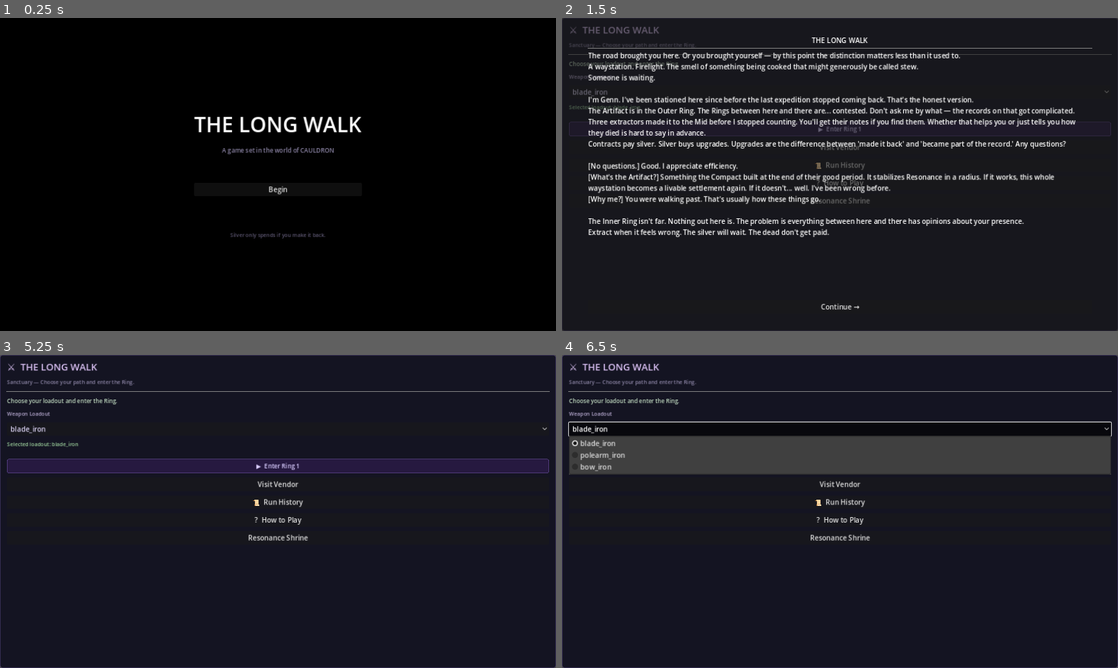
Above: before the commit, frames 1-4 (two rows, left to right).
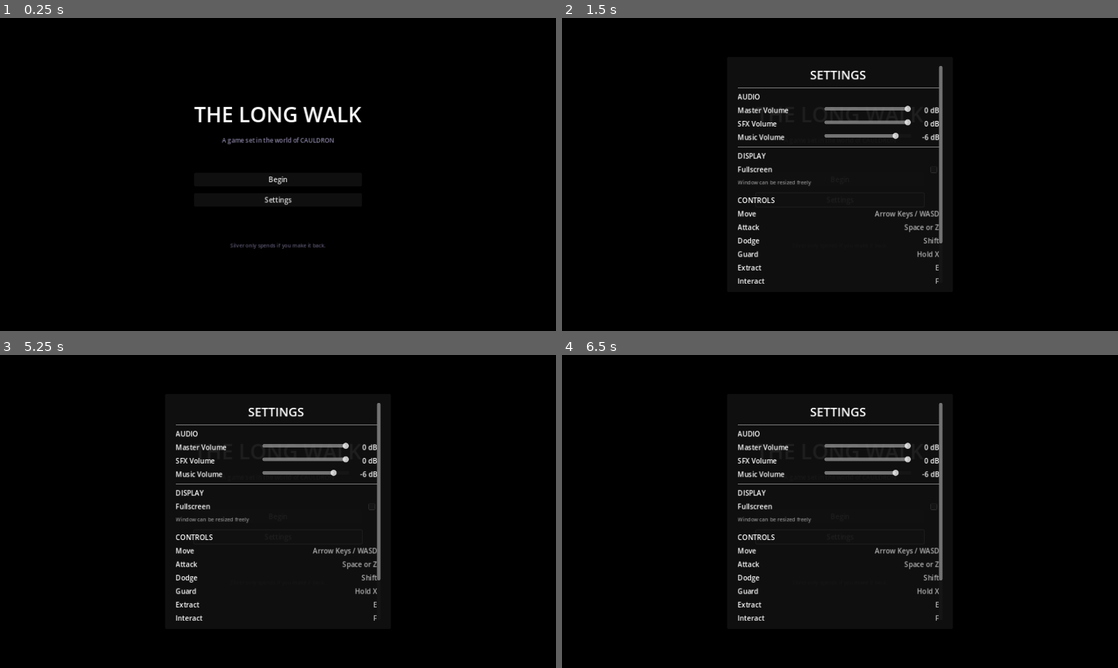
Above: after the commit, the same moments.

Repository: cbradshaw11/game-concept
Game: Godot game, scene res://scenes/main.tscn
The game is run twice, just before and just after one commit, with the same random seed, the same clock (stepped at 60 frames per second) and the same inputs.
Inputs (mouse positions are in pixels of both pictures, inside the frame that each line leads up to):
- Up to frame 1 (0.25 s): no input
- Up to frame 2 (1.5 s): click "Begin" (after the commit: "Settings") at 0.5 s; click (767, 324) at 1.25 s, where only the run after the commit has a clickable "Reset to Defaults"
- Up to frame 3 (5.25 s): click (278, 517) at 2 s, where only the run after the commit has a clickable "Begin"; click (278, 517) at 2.75 s, where only the run after the commit has a clickable "Begin"; click (278, 464) at 3.5 s, where only the run before the commit has a clickable "▶ Enter Ring 1"; click (278, 464) at 4.25 s, where only the run before the commit has a clickable "▶ Enter Ring 1"; click (278, 642) at 5 s, where only the run before the commit has a clickable "Continue →"
- Up to frame 4 (6.5 s): click (840, 430) at 5.75 s, where only the run before the commit has a clickable "blade_iron"

The runs differ from the first frame. In frame 1, 2.1% of the frame differs, in the area x 34-65%, y 28-74%; in frame 2, 78%, in the area x 0-100%, y 0-100%; in frame 3, 74%; in frame 4, 74%.

Commit message:
feat: M29 settings screen — audio sliders, display toggle, controls reference, title + sanctuary access
Co-Authored-By: Claude Opus 4.6 (1M context) <noreply@anthropic.com>

Diff:
--- /dev/null
+++ b/game/autoload/settings_manager.gd
@@ -0,0 +1,90 @@
+extends Node
+# class_name omitted — autoload singleton accessed via "SettingsManager" globally
+
+## SettingsManager — persists audio, display, and future settings to user://settings.json.
+
+const SAVE_PATH := "user://settings.json"
+
+# ── Defaults ────────────────────────────────────────────────────────────────
+
+const DEFAULTS := {
+	"master_volume_db": 0.0,
+	"sfx_volume_db": 0.0,
+	"music_volume_db": -6.0,
+	"fullscreen": false,
+}
+
+# ── Current State ───────────────────────────────────────────────────────────
+
+var master_volume_db: float = DEFAULTS["master_volume_db"]
+var sfx_volume_db: float = DEFAULTS["sfx_volume_db"]
+var music_volume_db: float = DEFAULTS["music_volume_db"]
+var fullscreen: bool = DEFAULTS["fullscreen"]
+
+func _ready() -> void:
+	load_settings()
+	apply_all()
+
+# ── Persistence ─────────────────────────────────────────────────────────────
+
+func save_settings() -> void:
+	var data := {
+		"master_volume_db": master_volume_db,
+		"sfx_volume_db": sfx_volume_db,
+		"music_volume_db": music_volume_db,
+		"fullscreen": fullscreen,
+	}
+	var file := FileAccess.open(SAVE_PATH, FileAccess.WRITE)
+	if file:
+		file.store_string(JSON.stringify(data, "\t"))
+
+func load_settings() -> void:
+	if not FileAccess.file_exists(SAVE_PATH):
+		return
+	var file := FileAccess.open(SAVE_PATH, FileAccess.READ)
+	if file == null:
+		return
+	var json := JSON.new()
+	if json.parse(file.get_as_text()) != OK:
+		push_warning("SettingsManager: failed to parse settings.json")
+		return
+	var data: Variant = json.data
+	if data is not Dictionary:
+		return
+	master_volume_db = float(data.get("master_volume_db", DEFAULTS["master_volume_db"]))
+	sfx_volume_db = float(data.get("sfx_volume_db", DEFAULTS["sfx_volume_db"]))
+	music_volume_db = float(data.get("music_volume_db", DEFAULTS["music_volume_db"]))
+	fullscreen = bool(data.get("fullscreen", DEFAULTS["fullscreen"]))
+
+# ── Apply ───────────────────────────────────────────────────────────────────
+
+func apply_all() -> void:
+	apply_audio()
+	apply_display()
+
+func apply_audio() -> void:
+	_set_bus_volume("Master", master_volume_db)
+	if AudioManager:
+		AudioManager.set_sfx_volume(sfx_volume_db)
+		AudioManager.set_music_volume(music_volume_db)
+
+func apply_display() -> void:
+	if fullscreen:
+		DisplayServer.window_set_mode(DisplayServer.WINDOW_MODE_FULLSCREEN)
+	else:
+		DisplayServer.window_set_mode(DisplayServer.WINDOW_MODE_WINDOWED)
+
+func reset_to_defaults() -> void:
+	master_volume_db = DEFAULTS["master_volume_db"]
+	sfx_volume_db = DEFAULTS["sfx_volume_db"]
+	music_volume_db = DEFAULTS["music_volume_db"]
+	fullscreen = DEFAULTS["fullscreen"]
+	apply_all()
+	save_settings()
+
+# ── Internal ────────────────────────────────────────────────────────────────
+
+func _set_bus_volume(bus_name: String, db: float) -> void:
+	var idx := AudioServer.get_bus_index(bus_name)
+	if idx != -1:
+		AudioServer.set_bus_volume_db(idx, db)
--- a/game/project.godot
+++ b/game/project.godot
@@ -11,6 +11,7 @@
 AudioManager="*res://autoload/audio_manager.gd"
 NarrativeManager="*res://autoload/narrative_manager.gd"
 ModifierManager="*res://autoload/modifier_manager.gd"
+SettingsManager="*res://autoload/settings_manager.gd"
 
 [debug]
 
--- /dev/null
+++ b/game/scenes/ui/settings_screen.tscn
@@ -0,0 +1,7 @@
+[gd_scene load_steps=2 format=3 uid="uid://settings_screen_tlw"]
+
+[ext_resource type="Script" path="res://scripts/ui/settings_screen.gd" id="1_settings"]
+
+[node name="SettingsScreen" type="CanvasLayer"]
+layer = 20
+script = ExtResource("1_settings")
--- a/game/scenes/ui/title_screen.tscn
+++ b/game/scenes/ui/title_screen.tscn
@@ -48,6 +48,10 @@
 layout_mode = 2
 text = "Continue"
 
+[node name="Settings" type="Button" parent="CenterContainer/VBoxContainer"]
+layout_mode = 2
+text = "Settings"
+
 [node name="Spacer2" type="Control" parent="CenterContainer/VBoxContainer"]
 layout_mode = 2
 custom_minimum_size = Vector2(0, 48)
--- a/game/scripts/main.gd
+++ b/game/scripts/main.gd
@@ -7,6 +7,7 @@
 const ContractSystem = preload("res://scripts/systems/contract_system.gd")
 const VendorSystem = preload("res://scripts/systems/vendor_system.gd")
 const TitleScreenScene = preload("res://scenes/ui/title_screen.tscn")
+const SettingsScreenScene = preload("res://scenes/ui/settings_screen.tscn")
 
 @onready var flow_ui: FlowUI = $FlowUI
 
@@ -269,6 +270,7 @@
 	title_screen.set_continue_visible(has_save)
 	title_screen.begin_pressed.connect(_on_title_begin)
 	title_screen.continue_pressed.connect(_on_title_continue)
+	title_screen.settings_pressed.connect(_open_settings)
 
 func _on_title_begin() -> void:
 	_dismiss_title_screen()
@@ -287,6 +289,10 @@
 	flow_ui.visible = true
 	flow_ui.on_idle_ready()
 
+func _open_settings() -> void:
+	var settings := SettingsScreenScene.instantiate()
+	add_child(settings)
+
 func _dismiss_title_screen() -> void:
 	if title_screen != null:
 		title_screen.queue_free()
--- /dev/null
+++ b/game/scripts/tests/m29/audio_settings_test.gd
@@ -0,0 +1,101 @@
+## M29 Test: Audio settings — bus volume changes, master/sfx/music independence
+extends SceneTree
+
+func _initialize() -> void:
+	var passed := 0
+	var failed := 0
+
+	# Ensure SFX and Music buses exist (create them if missing, like AudioManager does)
+	_ensure_bus("SFX")
+	_ensure_bus("Music")
+
+	# Test 1: Setting Master bus volume updates AudioServer
+	var master_idx := AudioServer.get_bus_index("Master")
+	AudioServer.set_bus_volume_db(master_idx, -12.0)
+	var master_vol := AudioServer.get_bus_volume_db(master_idx)
+	if abs(master_vol - (-12.0)) < 0.01:
+		print("PASS: Master bus volume set to -12 dB")
+		passed += 1
+	else:
+		print("FAIL: Master bus volume expected -12 dB, got %s" % str(master_vol))
+		failed += 1
+
+	# Test 2: Setting SFX bus volume updates AudioServer
+	var sfx_idx := AudioServer.get_bus_index("SFX")
+	if sfx_idx != -1:
+		AudioServer.set_bus_volume_db(sfx_idx, -20.0)
+		var sfx_vol := AudioServer.get_bus_volume_db(sfx_idx)
+		if abs(sfx_vol - (-20.0)) < 0.01:
+			print("PASS: SFX bus volume set to -20 dB")
+			passed += 1
+		else:
+			print("FAIL: SFX bus volume expected -20 dB, got %s" % str(sfx_vol))
+			failed += 1
+	else:
+		print("FAIL: SFX bus not found")
+		failed += 1
+
+	# Test 3: Setting Music bus volume updates AudioServer
+	var music_idx := AudioServer.get_bus_index("Music")
+	if music_idx != -1:
+		AudioServer.set_bus_volume_db(music_idx, -6.0)
+		var music_vol := AudioServer.get_bus_volume_db(music_idx)
+		if abs(music_vol - (-6.0)) < 0.01:
+			print("PASS: Music bus volume set to -6 dB")
+			passed += 1
+		else:
+			print("FAIL: Music bus volume expected -6 dB, got %s" % str(music_vol))
+			failed += 1
+	else:
+		print("FAIL: Music bus not found")
+		failed += 1
+
+	# Test 4: Changing SFX does not affect Music bus
+	AudioServer.set_bus_volume_db(sfx_idx, -30.0)
+	var music_after := AudioServer.get_bus_volume_db(music_idx)
+	if abs(music_after - (-6.0)) < 0.01:
+		print("PASS: changing SFX volume does not affect Music bus")
+		passed += 1
+	else:
+		print("FAIL: changing SFX volume affected Music bus (got %s)" % str(music_after))
+		failed += 1
+
+	# Test 5: Changing Music does not affect SFX bus
+	AudioServer.set_bus_volume_db(music_idx, -15.0)
+	var sfx_after := AudioServer.get_bus_volume_db(sfx_idx)
+	if abs(sfx_after - (-30.0)) < 0.01:
+		print("PASS: changing Music volume does not affect SFX bus")
+		passed += 1
+	else:
+		print("FAIL: changing Music volume affected SFX bus (got %s)" % str(sfx_after))
+		failed += 1
+
+	# Test 6: Volume range boundaries — -40 dB minimum
+	AudioServer.set_bus_volume_db(sfx_idx, -40.0)
+	var min_vol := AudioServer.get_bus_volume_db(sfx_idx)
+	if abs(min_vol - (-40.0)) < 0.01:
+		print("PASS: -40 dB minimum accepted by AudioServer")
+		passed += 1
+	else:
+		print("FAIL: -40 dB not correctly set, got %s" % str(min_vol))
+		failed += 1
+
+	# Test 7: Volume range boundaries — 0 dB maximum
+	AudioServer.set_bus_volume_db(sfx_idx, 0.0)
+	var max_vol := AudioServer.get_bus_volume_db(sfx_idx)
+	if abs(max_vol - 0.0) < 0.01:
+		print("PASS: 0 dB maximum accepted by AudioServer")
+		passed += 1
+	else:
+		print("FAIL: 0 dB not correctly set, got %s" % str(max_vol))
+		failed += 1
+
+	print("\nAudio Settings: %d passed, %d failed" % [passed, failed])
+	quit(1 if failed > 0 else 0)
+
+func _ensure_bus(bus_name: String) -> void:
+	if AudioServer.get_bus_index(bus_name) == -1:
+		var idx := AudioServer.bus_count
+		AudioServer.add_bus(idx)
+		AudioServer.set_bus_name(idx, bus_name)
+		AudioServer.set_bus_send(idx, "Master")
--- /dev/null
+++ b/game/scripts/tests/m29/settings_manager_test.gd
@@ -0,0 +1,113 @@
+## M29 Test: SettingsManager — defaults, save/load round-trip, expected fields
+extends SceneTree
+
+func _initialize() -> void:
+	var passed := 0
+	var failed := 0
+
+	# ── Replicate defaults locally (no autoload in headless) ─────────────────
+	var DEFAULTS := {
+		"master_volume_db": 0.0,
+		"sfx_volume_db": 0.0,
+		"music_volume_db": -6.0,
+		"fullscreen": false,
+	}
+
+	# Test 1: DEFAULTS has exactly 4 fields
+	if DEFAULTS.size() == 4:
+		print("PASS: DEFAULTS contains 4 fields")
+		passed += 1
+	else:
+		print("FAIL: DEFAULTS expected 4 fields, got %d" % DEFAULTS.size())
+		failed += 1
+
+	# Test 2: master_volume_db default is 0.0
+	if DEFAULTS["master_volume_db"] == 0.0:
+		print("PASS: master_volume_db default is 0.0")
+		passed += 1
+	else:
+		print("FAIL: master_volume_db default expected 0.0, got %s" % str(DEFAULTS["master_volume_db"]))
+		failed += 1
+
+	# Test 3: sfx_volume_db default is 0.0
+	if DEFAULTS["sfx_volume_db"] == 0.0:
+		print("PASS: sfx_volume_db default is 0.0")
+		passed += 1
+	else:
+		print("FAIL: sfx_volume_db default expected 0.0, got %s" % str(DEFAULTS["sfx_volume_db"]))
+		failed += 1
+
+	# Test 4: music_volume_db default is -6.0
+	if DEFAULTS["music_volume_db"] == -6.0:
+		print("PASS: music_volume_db default is -6.0")
+		passed += 1
+	else:
+		print("FAIL: music_volume_db default expected -6.0, got %s" % str(DEFAULTS["music_volume_db"]))
+		failed += 1
+
+	# Test 5: fullscreen default is false
+	if DEFAULTS["fullscreen"] == false:
+		print("PASS: fullscreen default is false")
+		passed += 1
+	else:
+		print("FAIL: fullscreen default expected false")
+		failed += 1
+
+	# Test 6: Save/load round-trip via JSON
+	var save_data := {
+		"master_volume_db": -10.0,
+		"sfx_volume_db": -20.0,
+		"music_volume_db": -15.0,
+		"fullscreen": true,
+	}
+	var json_str := JSON.stringify(save_data, "\t")
+	var json := JSON.new()
+	var parse_result := json.parse(json_str)
+	if parse_result == OK and json.data is Dictionary:
+		var loaded: Dictionary = json.data
+		var round_trip_ok := true
+		if float(loaded.get("master_volume_db", 0.0)) != -10.0:
+			round_trip_ok = false
+		if float(loaded.get("sfx_volume_db", 0.0)) != -20.0:
+			round_trip_ok = false
+		if float(loaded.get("music_volume_db", 0.0)) != -15.0:
+			round_trip_ok = false
+		if bool(loaded.get("fullscreen", false)) != true:
+			round_trip_ok = false
+		if round_trip_ok:
+			print("PASS: save/load round-trip preserves all fields")
+			passed += 1
+		else:
+			print("FAIL: save/load round-trip lost data")
+			failed += 1
+	else:
+		print("FAIL: JSON parse failed during round-trip test")
+		failed += 1
+
+	# Test 7: Missing keys in loaded data fall back to defaults
+	var partial_data := {"sfx_volume_db": -5.0}
+	var master_val := float(partial_data.get("master_volume_db", DEFAULTS["master_volume_db"]))
+	var music_val := float(partial_data.get("music_volume_db", DEFAULTS["music_volume_db"]))
+	var fs_val := bool(partial_data.get("fullscreen", DEFAULTS["fullscreen"]))
+	if master_val == 0.0 and music_val == -6.0 and fs_val == false:
+		print("PASS: missing keys fall back to defaults")
+		passed += 1
+	else:
+		print("FAIL: missing keys did not fall back to defaults")
+		failed += 1
+
+	# Test 8: All expected field keys exist in DEFAULTS
+	var expected_keys := ["master_volume_db", "sfx_volume_db", "music_volume_db", "fullscreen"]
+	var all_present := true
+	for key in expected_keys:
+		if not DEFAULTS.has(key):
+			all_present = false
+	if all_present:
+		print("PASS: all expected field keys present in DEFAULTS")
+		passed += 1
+	else:
+		print("FAIL: some expected field keys missing from DEFAULTS")
+		failed += 1
+
+	print("\nSettings Manager: %d passed, %d failed" % [passed, failed])
+	quit(1 if failed > 0 else 0)
--- /dev/null
+++ b/game/scripts/tests/m29/settings_screen_test.gd
@@ -0,0 +1,94 @@
+## M29 Test: Settings screen — script loads, controls list, reset defaults
+extends SceneTree
+
+func _initialize() -> void:
+	var passed := 0
+	var failed := 0
+
+	# Test 1: Settings screen script file exists and can be loaded
+	var script_path := "res://scripts/ui/settings_screen.gd"
+	if ResourceLoader.exists(script_path):
+		print("PASS: settings_screen.gd exists")
+		passed += 1
+	else:
+		print("FAIL: settings_screen.gd not found at %s" % script_path)
+		failed += 1
+
+	# Test 2: Settings screen scene file exists
+	var scene_path := "res://scenes/ui/settings_screen.tscn"
+	if ResourceLoader.exists(scene_path):
+		print("PASS: settings_screen.tscn exists")
+		passed += 1
+	else:
+		print("FAIL: settings_screen.tscn not found at %s" % scene_path)
+		failed += 1
+
+	# Test 3: SettingsManager script exists
+	var manager_path := "res://autoload/settings_manager.gd"
+	if ResourceLoader.exists(manager_path):
+		print("PASS: settings_manager.gd exists")
+		passed += 1
+	else:
+		print("FAIL: settings_manager.gd not found at %s" % manager_path)
+		failed += 1
+
+	# Test 4: Controls reference list completeness — 7 bindings expected
+	var controls := [
+		["Move", "Arrow Keys / WASD"],
+		["Attack", "Space or Z"],
+		["Dodge", "Shift"],
+		["Guard", "Hold X"],
+		["Extract", "E"],
+		["Interact", "F"],
+		["Open Shrine", "Tab"],
+	]
+	if controls.size() == 7:
+		print("PASS: controls reference list has 7 entries")
+		passed += 1
+	else:
+		print("FAIL: controls reference list expected 7 entries, got %d" % controls.size())
+		failed += 1
+
+	# Test 5: Reset to defaults produces expected values
+	var DEFAULTS := {
+		"master_volume_db": 0.0,
+		"sfx_volume_db": 0.0,
+		"music_volume_db": -6.0,
+		"fullscreen": false,
+	}
+	# Simulate reset: set non-default values then overwrite with defaults
+	var master := -20.0
+	var sfx := -30.0
+	var music := -10.0
+	var fs := true
+	# Apply defaults
+	master = DEFAULTS["master_volume_db"]
+	sfx = DEFAULTS["sfx_volume_db"]
+	music = DEFAULTS["music_volume_db"]
+	fs = DEFAULTS["fullscreen"]
+	if master == 0.0 and sfx == 0.0 and music == -6.0 and fs == false:
+		print("PASS: reset to defaults restores expected values")
+		passed += 1
+	else:
+		print("FAIL: reset to defaults did not restore expected values")
+		failed += 1
+
+	# Test 6: Title screen scene has Settings button node
+	var title_scene_path := "res://scenes/ui/title_screen.tscn"
+	if ResourceLoader.exists(title_scene_path):
+		var title_scene: PackedScene = load(title_scene_path)
+		var title_instance := title_scene.instantiate()
+		var settings_btn := title_instance.find_child("Settings", true, false)
+		if settings_btn is Button:
+			print("PASS: title screen has Settings button")
+			passed += 1
+		else:
+			print("FAIL: title screen missing Settings button")
+			failed += 1
+		title_instance.free()
+	else:
+		print("FAIL: title screen scene not found")
+		failed += 1
+
+	print("\nSettings Screen: %d passed, %d failed" % [passed, failed])
+	quit(1 if failed > 0 else 0)
--- a/game/scripts/ui/flow_ui.gd
+++ b/game/scripts/ui/flow_ui.gd
@@ -101,6 +101,7 @@
 	_setup_history_button()
 	_setup_how_to_play_button()
 	_setup_recovered_notes_button()
+	_setup_settings_button()
 	_setup_shrine_panel()
 	_setup_victory_panel()
 	_setup_death_panel()
@@ -1215,6 +1216,25 @@
 	)
 	prep_vbox.add_child(btn)
 
+func _setup_settings_button() -> void:
+	var prep_vbox := prep_screen.get_node("PrepVBox")
+	if prep_vbox == null:
+		return
+	var btn := Button.new()
+	btn.name = "SettingsButton"
+	btn.text = "Settings"
+	btn.pressed.connect(func():
+		_play_click()
+		_open_settings_modal()
+	)
+	prep_vbox.add_child(btn)
+
+const SettingsScreenScene = preload("res://scenes/ui/settings_screen.tscn")
+
+func _open_settings_modal() -> void:
+	var settings := SettingsScreenScene.instantiate()
+	add_child(settings)
+
 const HowToPlayScene = preload("res://scenes/ui/how_to_play.tscn")
 
 func _show_how_to_play() -> void:
--- /dev/null
+++ b/game/scripts/ui/settings_screen.gd
@@ -0,0 +1,215 @@
+extends CanvasLayer
+
+## Settings screen — modal overlay for audio, display, and controls reference.
+## Opened from title screen or sanctuary. Dismisses on "Save & Close".
+
+signal closed
+
+func _ready() -> void:
+	layer = 20
+	_build_ui()
+
+func _build_ui() -> void:
+	# Semi-transparent background
+	var bg := ColorRect.new()
+	bg.name = "Background"
+	bg.set_anchors_preset(Control.PRESET_FULL_RECT)
+	bg.color = Color(0, 0, 0, 0.85)
+	add_child(bg)
+
+	var center := CenterContainer.new()
+	center.set_anchors_preset(Control.PRESET_FULL_RECT)
+	add_child(center)
+
+	var panel := PanelContainer.new()
+	panel.custom_minimum_size = Vector2(520, 0)
+	center.add_child(panel)
+
+	var margin := MarginContainer.new()
+	margin.add_theme_constant_override("margin_left", 24)
+	margin.add_theme_constant_override("margin_right", 24)
+	margin.add_theme_constant_override("margin_top", 20)
+	margin.add_theme_constant_override("margin_bottom", 20)
+	panel.add_child(margin)
+
+	var scroll := ScrollContainer.new()
+	scroll.custom_minimum_size = Vector2(0, 500)
+	scroll.size_flags_vertical = Control.SIZE_EXPAND_FILL
+	margin.add_child(scroll)
+
+	var vbox := VBoxContainer.new()
+	vbox.size_flags_horizontal = Control.SIZE_EXPAND_FILL
+	vbox.add_theme_constant_override("separation", 8)
+	scroll.add_child(vbox)
+
+	# ── Title ────────────────────────────────────────────────────────────
+	var title := Label.new()
+	title.text = "SETTINGS"
+	title.horizontal_alignment = HORIZONTAL_ALIGNMENT_CENTER
+	title.add_theme_font_size_override("font_size", 28)
+	vbox.add_child(title)
+
+	vbox.add_child(HSeparator.new())
+
+	# ── AUDIO Section ────────────────────────────────────────────────────
+	_add_section_label(vbox, "AUDIO")
+
+	var master_slider := _add_volume_slider(vbox, "Master Volume", SettingsManager.master_volume_db)
+	master_slider.value_changed.connect(func(val: float):
+		SettingsManager.master_volume_db = val
+		SettingsManager.apply_audio()
+	)
+
+	var sfx_slider := _add_volume_slider(vbox, "SFX Volume", SettingsManager.sfx_volume_db)
+	sfx_slider.value_changed.connect(func(val: float):
+		SettingsManager.sfx_volume_db = val
+		SettingsManager.apply_audio()
+	)
+
+	var music_slider := _add_volume_slider(vbox, "Music Volume", SettingsManager.music_volume_db)
+	music_slider.value_changed.connect(func(val: float):
+		SettingsManager.music_volume_db = val
+		SettingsManager.apply_audio()
+	)
+
+	vbox.add_child(HSeparator.new())
+
+	# ── DISPLAY Section ──────────────────────────────────────────────────
+	_add_section_label(vbox, "DISPLAY")
+
+	var fs_row := HBoxContainer.new()
+	var fs_label := Label.new()
+	fs_label.text = "Fullscreen"
+	fs_label.size_flags_horizontal = Control.SIZE_EXPAND_FILL
+	fs_row.add_child(fs_label)
+
+	var fs_check := CheckBox.new()
+	fs_check.name = "FullscreenCheck"
+	fs_check.button_pressed = SettingsManager.fullscreen
+	fs_check.toggled.connect(func(on: bool):
+		SettingsManager.fullscreen = on
+		SettingsManager.apply_display()
+	)
+	fs_row.add_child(fs_check)
+	vbox.add_child(fs_row)
+
+	var res_note := Label.new()
+	res_note.text = "Window can be resized freely"
+	res_note.add_theme_font_size_override("font_size", 12)
+	res_note.add_theme_color_override("font_color", Color(0.55, 0.55, 0.55))
+	vbox.add_child(res_note)
+
+	vbox.add_child(HSeparator.new())
+
+	# ── CONTROLS Section ─────────────────────────────────────────────────
+	_add_section_label(vbox, "CONTROLS")
+
+	var controls := [
+		["Move", "Arrow Keys / WASD"],
+		["Attack", "Space or Z"],
+		["Dodge", "Shift"],
+		["Guard", "Hold X"],
+		["Extract", "E"],
+		["Interact", "F"],
+		["Open Shrine", "Tab"],
+	]
+	for entry in controls:
+		var row := HBoxContainer.new()
+		var action_label := Label.new()
+		action_label.text = entry[0]
+		action_label.size_flags_horizontal = Control.SIZE_EXPAND_FILL
+		action_label.custom_minimum_size.x = 120
+		row.add_child(action_label)
+		var key_label := Label.new()
+		key_label.text = entry[1]
+		key_label.add_theme_color_override("font_color", Color(0.7, 0.7, 0.7))
+		row.add_child(key_label)
+		vbox.add_child(row)
+
+	var remap_note := Label.new()
+	remap_note.text = "Control remapping coming in a future update."
+	remap_note.add_theme_font_size_override("font_size", 11)
+	remap_note.add_theme_color_override("font_color", Color(0.45, 0.42, 0.55, 0.8))
+	vbox.add_child(remap_note)
+
+	vbox.add_child(HSeparator.new())
+
+	# ── Bottom Buttons ───────────────────────────────────────────────────
+	var btn_row := HBoxContainer.new()
+	btn_row.add_theme_constant_override("separation", 12)
+
+	var reset_btn := Button.new()
+	reset_btn.name = "ResetDefaultsButton"
+	reset_btn.text = "Reset to Defaults"
+	reset_btn.pressed.connect(func():
+		_play_click()
+		SettingsManager.reset_to_defaults()
+		# Refresh UI by rebuilding
+		_clear_and_rebuild()
+	)
+	btn_row.add_child(reset_btn)
+
+	var spacer := Control.new()
+	spacer.size_flags_horizontal = Control.SIZE_EXPAND_FILL
+	btn_row.add_child(spacer)
+
+	var save_btn := Button.new()
+	save_btn.name = "SaveCloseButton"
+	save_btn.text = "Save & Close"
+	save_btn.pressed.connect(func():
+		_play_click()
+		SettingsManager.save_settings()
+		closed.emit()
+		queue_free()
+	)
+	btn_row.add_child(save_btn)
+
+	vbox.add_child(btn_row)
+
+# ── Helpers ──────────────────────────────────────────────────────────────────
+
+func _add_section_label(parent: VBoxContainer, text: String) -> void:
+	var lbl := Label.new()
+	lbl.text = text
+	lbl.add_theme_font_size_override("font_size", 16)
+	parent.add_child(lbl)
+
+func _add_volume_slider(parent: VBoxContainer, label_text: String, current_value: float) -> HSlider:
+	var row := HBoxContainer.new()
+	var lbl := Label.new()
+	lbl.text = label_text
+	lbl.size_flags_horizontal = Control.SIZE_EXPAND_FILL
+	lbl.custom_minimum_size.x = 140
+	row.add_child(lbl)
+
+	var slider := HSlider.new()
+	slider.min_value = -40.0
+	slider.max_value = 0.0
+	slider.step = 1.0
+	slider.value = current_value
+	slider.size_flags_horizontal = Control.SIZE_EXPAND_FILL
+	slider.custom_minimum_size.x = 200
+	row.add_child(slider)
+
+	var db_label := Label.new()
+	db_label.text = "%d dB" % int(current_value)
+	db_label.custom_minimum_size.x = 60
+	db_label.horizontal_alignment = HORIZONTAL_ALIGNMENT_RIGHT
+	row.add_child(db_label)
+
+	slider.value_changed.connect(func(val: float):
+		db_label.text = "%d dB" % int(val)
+	)
+
+	parent.add_child(row)
+	return slider
+
+func _clear_and_rebuild() -> void:
+	for child in get_children():
+		child.queue_free()
+	# Defer rebuild to next frame after children are freed
+	call_deferred("_build_ui")
+
+func _play_click() -> void:
+	if AudioManager:
+		AudioManager.play_sfx("ui_confirm")
--- a/game/scripts/ui/title_screen.gd
+++ b/game/scripts/ui/title_screen.gd
@@ -2,6 +2,7 @@
 
 signal begin_pressed
 signal continue_pressed
+signal settings_pressed
 
 const FLAVOR_LINES: Array[String] = [
 	"The road brought you here.",
@@ -13,6 +14,7 @@
 const FLAVOR_CYCLE_TIME := 8.0
 
 @onready var continue_btn: Button = $CenterContainer/VBoxContainer/Continue
+@onready var settings_btn: Button = $CenterContainer/VBoxContainer/Settings
 @onready var subtitle_label: Label = $CenterContainer/VBoxContainer/Subtitle
 @onready var flavor_label: Label = $CenterContainer/VBoxContainer/FlavorLine
 @onready var begin_btn: Button = $CenterContainer/VBoxContainer/Begin
@@ -33,6 +35,10 @@
 		_play_click()
 		continue_pressed.emit()
 	)
+	settings_btn.pressed.connect(func():
+		_play_click()
+		settings_pressed.emit()
+	)
 
 func _process(delta: float) -> void:
 	_flavor_timer += delta
Not shown, added: tasks/milestones/M29-settings-screen.md
